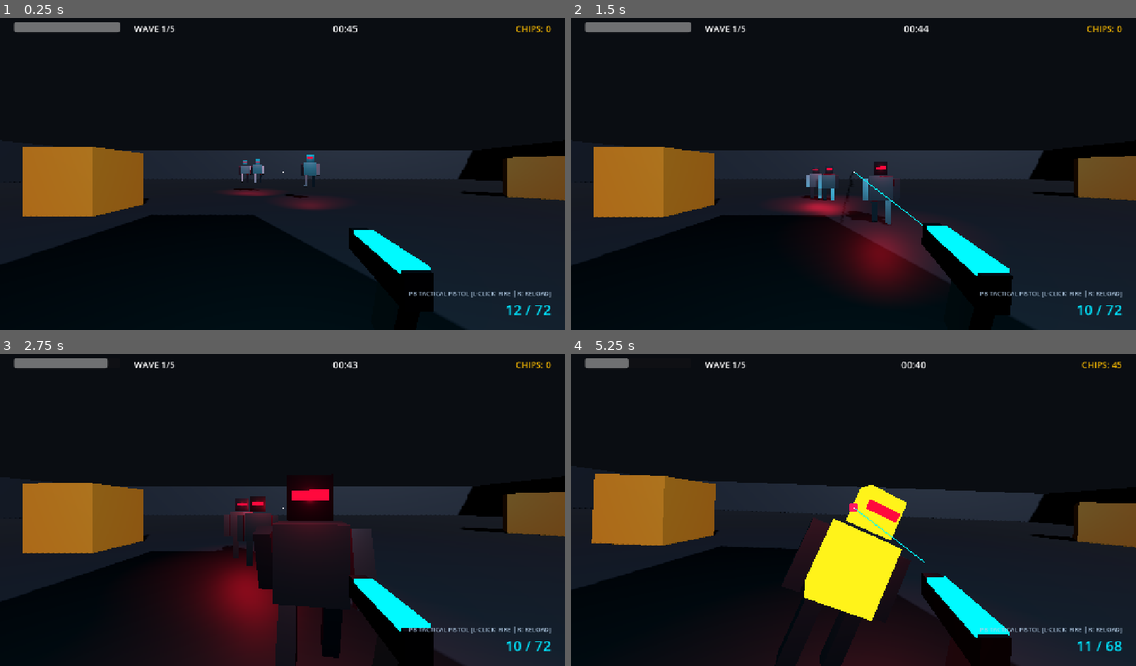
Above: before the commit, frames 1-4 (two rows, left to right).
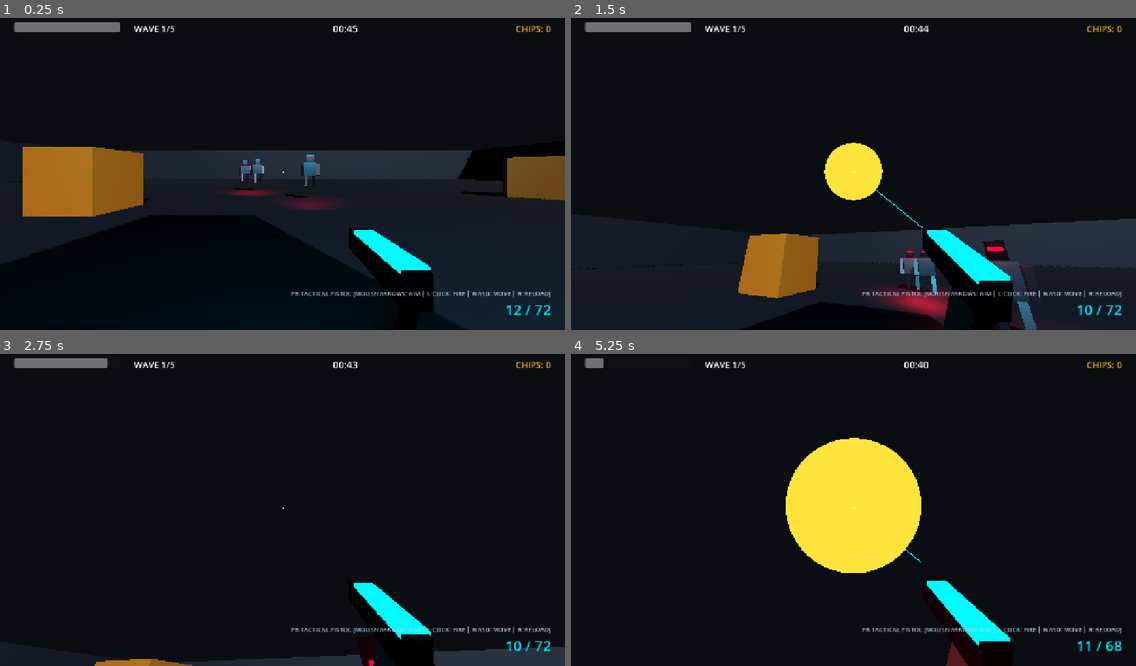
Above: after the commit, the same moments.

Repository: janfdev/cybersurge
Game: Godot game, scene res://scenes/main/Main3D.tscn
Two runs of this game, one before a commit and one after it. Both use one fixed random seed, a clock stepped at 60 frames per second and the inputs below.
Inputs (mouse positions are in pixels of both pictures, inside the frame that each line leads up to):
- Up to frame 1 (0.25 s): no input
- Up to frame 2 (1.5 s): tap Enter (ui_accept) at 0.5, 0.77 s; move the mouse to (881, 170) at 0.52 s; hold Q 0.53-1.28 s; hold Up (ui_up) from 0.53 s (still down); click (881, 170) at 0.67 s; tap E at 0.8, 1.35 s; move the mouse to (825, 174) at 1.27 s; click (825, 174) at 1.42 s
- Up to frame 3 (2.75 s): keep holding Up (ui_up); tap Enter (ui_accept) at 1.52 s; tap R at 1.55 s; move the mouse to (293, 500) at 2.02 s; hold R from 2.03 s (still down); click (293, 500) at 2.17 s; tap Q at 2.3 s
- Up to frame 4 (5.25 s): keep holding Up (ui_up); move the mouse to (847, 513) at 2.77 s; release R at 2.78 s; tap Q at 2.85, 4.55 s; click (847, 513) at 2.92 s; tap Enter (ui_accept) at 3.02, 3.77, 4.52 s; tap E at 3.05 s; move the mouse to (893, 510) at 3.52 s; hold E 3.53-4.28 s; click (893, 510) at 3.67 s; tap R at 3.8 s; move the mouse to (808, 503) at 4.27 s; tap Shift at 4.35 s; click (808, 503) at 4.42 s; move the mouse to (859, 506) at 5.02 s; hold R from 5.03 s (still down); click (859, 506) at 5.17 s

The runs differ from the first frame. In frame 1, 0.4% of the frame differs, in the area x 51-98%, y 87-90%; in frame 2, 25%, in the area x 0-100%, y 39-100%; in frame 3, 23%; in frame 4, 25%.

Commit message:
fix(aim): resolve pointer lock input blocking & support drag aiming and arrow keys fallback

Diff:
--- a/scenes/entities/player/PlayerFPS.gd
+++ b/scenes/entities/player/PlayerFPS.gd
@@ -48,14 +48,30 @@
 	health_changed.emit(current_health, max_health)
 	ammo_changed.emit(current_ammo, mag_capacity, reserve_ammo)
 
-func _unhandled_input(event: InputEvent) -> void:
+func _input(event: InputEvent) -> void:
 	if is_dead:
 		return
 
-	# Mouse look
-	if event is InputEventMouseMotion and Input.get_mouse_mode() == Input.MOUSE_MODE_CAPTURED:
-		rotate_y(-event.relative.x * mouse_sensitivity)
-		head.rotate_x(-event.relative.y * mouse_sensitivity)
+	# Mouse look in WebAssembly / Desktop: handles both relative motion and captured state
+	if event is InputEventMouseMotion:
+		# If mouse captured OR if user is clicking & dragging, rotate camera
+		var is_captured := (Input.get_mouse_mode() == Input.MOUSE_MODE_CAPTURED)
+		var is_dragging := Input.is_mouse_button_pressed(MOUSE_BUTTON_LEFT)
+		if is_captured or is_dragging:
+			rotate_y(-event.relative.x * mouse_sensitivity)
+			head.rotate_x(-event.relative.y * mouse_sensitivity)
+			head.rotation.x = clamp(head.rotation.x, deg_to_rad(-85.0), deg_to_rad(85.0))
+
+	# Arrow keys / Q-E keys fallback for camera rotation (ensures aiming always works anywhere)
+	if Input.is_key_pressed(KEY_LEFT) or Input.is_key_pressed(KEY_Q):
+		rotate_y(0.04)
+	elif Input.is_key_pressed(KEY_RIGHT) or Input.is_key_pressed(KEY_E):
+		rotate_y(-0.04)
+	if Input.is_key_pressed(KEY_UP):
+		head.rotate_x(0.03)
+		head.rotation.x = clamp(head.rotation.x, deg_to_rad(-85.0), deg_to_rad(85.0))
+	elif Input.is_key_pressed(KEY_DOWN):
+		head.rotate_x(-0.03)
 		head.rotation.x = clamp(head.rotation.x, deg_to_rad(-85.0), deg_to_rad(85.0))
 
 	# Capture/release mouse on click or escape
@@ -78,8 +94,19 @@
 	if Input.is_action_just_pressed("ui_accept") and is_on_floor():
 		velocity.y = jump_velocity
 
-	# Movement direction
-	var input_dir := Input.get_vector("ui_left", "ui_right", "ui_up", "ui_down")
+	# WASD Movement direction
+	var move_x := 0.0
+	var move_z := 0.0
+	if Input.is_key_pressed(KEY_A):
+		move_x -= 1.0
+	if Input.is_key_pressed(KEY_D):
+		move_x += 1.0
+	if Input.is_key_pressed(KEY_W):
+		move_z -= 1.0
+	if Input.is_key_pressed(KEY_S):
+		move_z += 1.0
+
+	var input_dir := Vector2(move_x, move_z).normalized()
 	# GDQuest / scenario-godot-3d-world principle: zero Y before normalizing
 	var direction := (transform.basis * Vector3(input_dir.x, 0, input_dir.y)).normalized()
 
--- a/scenes/ui/HUD3D.tscn
+++ b/scenes/ui/HUD3D.tscn
@@ -11,6 +11,7 @@
 anchor_bottom = 1.0
 grow_horizontal = 2
 grow_vertical = 2
+mouse_filter = 2
 theme_override_constants/margin_left = 32
 theme_override_constants/margin_top = 20
 theme_override_constants/margin_right = 32
@@ -18,24 +19,29 @@
 
 [node name="VBoxContainer" type="VBoxContainer" parent="MarginContainer"]
 layout_mode = 2
+mouse_filter = 2
 
 [node name="TopRow" type="HBoxContainer" parent="MarginContainer/VBoxContainer"]
 layout_mode = 2
+mouse_filter = 2
 theme_override_constants/separation = 32
 
 [node name="HealthBar" type="ProgressBar" parent="MarginContainer/VBoxContainer/TopRow"]
 custom_minimum_size = Vector2(240, 24)
 layout_mode = 2
+mouse_filter = 2
 value = 100.0
 show_percentage = false
 
 [node name="WaveLabel" type="Label" parent="MarginContainer/VBoxContainer/TopRow"]
 layout_mode = 2
+mouse_filter = 2
 theme_override_font_sizes/font_size = 20
 text = "WAVE 1/5"
 
 [node name="TimerLabel" type="Label" parent="MarginContainer/VBoxContainer/TopRow"]
 layout_mode = 2
+mouse_filter = 2
 size_flags_horizontal = 3
 theme_override_font_sizes/font_size = 22
 text = "00:45"
@@ -43,30 +49,36 @@
 
 [node name="ChipsLabel" type="Label" parent="MarginContainer/VBoxContainer/TopRow"]
 layout_mode = 2
+mouse_filter = 2
 theme_override_colors/font_color = Color(1, 0.75, 0, 1)
 theme_override_font_sizes/font_size = 20
 text = "CHIPS: 0"
 
 [node name="Spacer" type="Control" parent="MarginContainer/VBoxContainer"]
 layout_mode = 2
+mouse_filter = 2
 size_flags_vertical = 3
 
 [node name="BottomRow" type="HBoxContainer" parent="MarginContainer/VBoxContainer"]
 layout_mode = 2
+mouse_filter = 2
 alignment = 2
 
 [node name="AmmoContainer" type="VBoxContainer" parent="MarginContainer/VBoxContainer/BottomRow"]
 layout_mode = 2
+mouse_filter = 2
 
 [node name="WeaponLabel" type="Label" parent="MarginContainer/VBoxContainer/BottomRow/AmmoContainer"]
 layout_mode = 2
+mouse_filter = 2
 theme_override_colors/font_color = Color(0.7, 0.8, 0.9, 1)
 theme_override_font_sizes/font_size = 14
-text = "PB TACTICAL PISTOL [L-CLICK: FIRE | R: RELOAD]"
+text = "PB TACTICAL PISTOL [MOUSE/ARROWS: AIM | L-CLICK: FIRE | WASD: MOVE | R: RELOAD]"
 horizontal_alignment = 2
 
 [node name="AmmoLabel" type="Label" parent="MarginContainer/VBoxContainer/BottomRow/AmmoContainer"]
 layout_mode = 2
+mouse_filter = 2
 theme_override_colors/font_color = Color(0, 0.95, 1, 1)
 theme_override_font_sizes/font_size = 32
 text = "12 / 72"
Not shown, changed: build/web/index.pck
